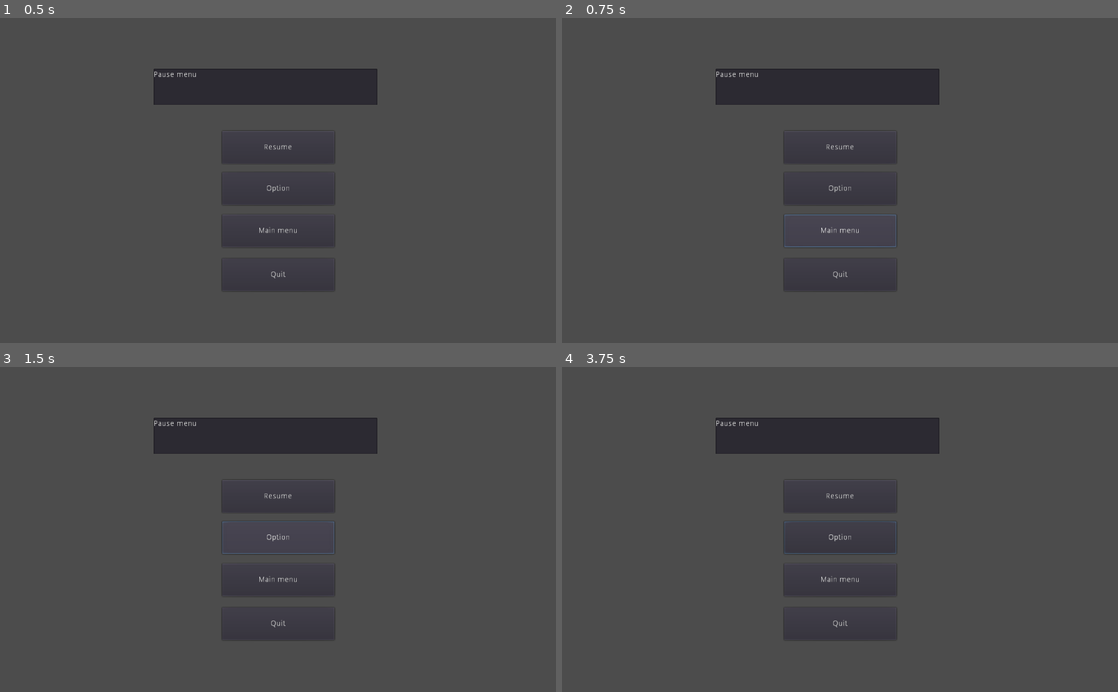
Above: before the commit, frames 1-4 (two rows, left to right).
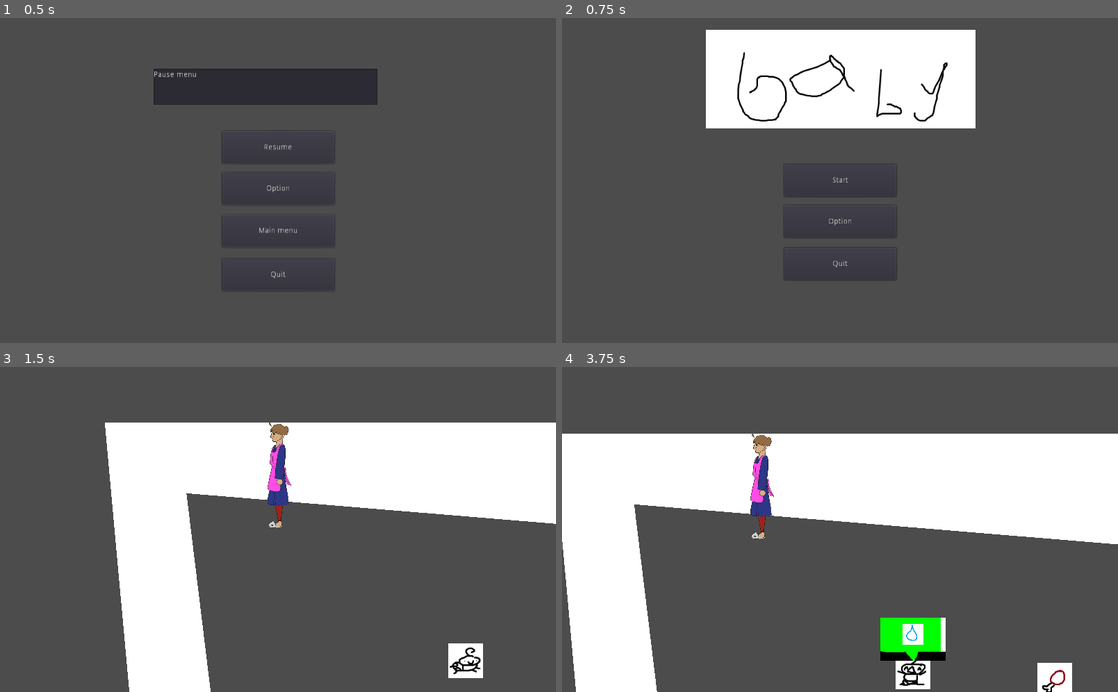
Above: after the commit, the same moments.

Repository: okay-cam/raising_kids
Game: Godot game, scene res://src/pause_menu.tscn
Two runs of this game, one before a commit and one after it. Both use one fixed random seed, a clock stepped at 60 frames per second and the inputs below. This scene is started directly instead of the project's main scene.
Inputs (mouse positions are in pixels of both pictures, inside the frame that each line leads up to):
- Up to frame 1 (0.5 s): no input
- Up to frame 2 (0.75 s): click "Main menu" at 0.5 s
- Up to frame 3 (1.5 s): click (278, 529) at 1.25 s, where only the run after the commit has a clickable "Start"
- Up to frame 4 (3.75 s): click (840, 497) at 2 s, where only the run before the commit has a clickable "Resume"; click (840, 536) at 2.75 s, where only the run before the commit has a clickable "Option"; move the mouse to (962, 513) at 3.52 s; hold D (right) from 3.53 s (still down); click (962, 513) at 3.6 s

Frame 1 is identical in both runs. In frame 2, 15% of the frame differs, in the area x 25-75%, y 3-84%; in frame 3, 31%; in frame 4, 40%, in the area x 0-100%, y 15-100%.
Error before the commit: Invalid get index 'resource_path' (on base: 'Nil'). (res://src/pause_menu.gd:8)

Commit message:
make change on menu

Diff:
--- a/src/Option_menu.gd
+++ b/src/Option_menu.gd
@@ -4,7 +4,8 @@
 export var MenuGameScene : PackedScene
 
 
+func _on_Game_buton_button_up():
+	get_tree().change_scene(MainGameScene.resource_path)
 
-
-func _on_Main_menu_buton_button_up():
-	get_tree().change_scene(MainGameScene.resource_path)
+func _on_Main_menu_button_button_up():
+	get_tree().change_scene(MenuGameScene.resource_path)
--- a/src/Option_menu.tscn
+++ b/src/Option_menu.tscn
@@ -1,17 +1,55 @@
-[gd_scene load_steps=2 format=2]
+[gd_scene load_steps=5 format=2]
 
-[ext_resource path="res://src/CanvasLayer.gd" type="Script" id=1]
+[ext_resource path="res://src/Level.tscn" type="PackedScene" id=1]
+[ext_resource path="res://src/Option_menu.gd" type="Script" id=2]
+[ext_resource path="res://src/start_menu.tscn" type="PackedScene" id=3]
+
+[sub_resource type="Theme" id=1]
 
 [node name="CanvasLayer" type="CanvasLayer"]
-script = ExtResource( 1 )
+script = ExtResource( 2 )
+MainGameScene = ExtResource( 1 )
+MenuGameScene = ExtResource( 3 )
 
 [node name="Control" type="Control" parent="."]
 margin_right = 40.0
 margin_bottom = 40.0
 
 [node name="CheckButton" type="CheckButton" parent="Control"]
-margin_left = 752.0
-margin_top = 67.0
-margin_right = 828.0
-margin_bottom = 107.0
+margin_left = 436.0
+margin_top = 72.0
+margin_right = 586.0
+margin_bottom = 112.0
 text = "Full Screen"
+
+[node name="Main_menu_button" type="Button" parent="Control"]
+anchor_left = 0.5
+anchor_top = 0.5
+anchor_right = 0.5
+anchor_bottom = 0.5
+margin_left = 394.0
+margin_top = 136.0
+margin_right = 601.0
+margin_bottom = 196.0
+theme = SubResource( 1 )
+text = "Back to Menu"
+__meta__ = {
+"_editor_description_": ""
+}
+
+[node name="Game_buton" type="Button" parent="Control"]
+anchor_left = 0.5
+anchor_top = 0.5
+anchor_right = 0.5
+anchor_bottom = 0.5
+margin_left = 391.0
+margin_top = 235.0
+margin_right = 598.0
+margin_bottom = 295.0
+text = "Back to game"
+__meta__ = {
+"_editor_description_": ""
+}
+
+[connection signal="button_up" from="Control/Main_menu_button" to="." method="_on_Main_menu_button_button_up"]
+[connection signal="button_up" from="Control/Game_buton" to="." method="_on_Game_buton_button_up"]
--- a/src/pause_menu.gd
+++ b/src/pause_menu.gd
@@ -1,7 +1,7 @@
 extends CanvasLayer
 
 export var MainGameScene : PackedScene
-
+export var MenuGameScene : PackedScene
 
 
 func _on_Resume_buton_button_up():
@@ -9,3 +9,6 @@
 
 func _on_Quit_buton_button_up():
 	get_tree().quit()
+
+func _on_Menu_buton_button_up():
+	get_tree().change_scene(MenuGameScene.resource_path)
--- a/src/pause_menu.tscn
+++ b/src/pause_menu.tscn
@@ -1,11 +1,15 @@
-[gd_scene load_steps=3 format=2]
+[gd_scene load_steps=5 format=2]
 
 [ext_resource path="res://src/pause_menu.gd" type="Script" id=1]
+[ext_resource path="res://src/Level.tscn" type="PackedScene" id=2]
+[ext_resource path="res://src/start_menu.tscn" type="PackedScene" id=3]
 
 [sub_resource type="Theme" id=1]
 
 [node name="CanvasLayer" type="CanvasLayer"]
 script = ExtResource( 1 )
+MainGameScene = ExtResource( 2 )
+MenuGameScene = ExtResource( 3 )
 
 [node name="Control" type="Control" parent="."]
 anchor_right = 1.0
--- a/src/start_menu.gd
+++ b/src/start_menu.gd
@@ -1,8 +1,7 @@
 extends CanvasLayer
 
-
 export var MainGameScene : PackedScene
-
+export var OptionGameScene : PackedScene
 
 func _on_Start_Button_button_up():
 	get_tree().change_scene(MainGameScene.resource_path)
@@ -10,3 +9,7 @@
 
 func _on_Quit_buton_button_up():
 	get_tree().quit()
+
+
+#func _on_Option_button_button_up():
+#	get_tree().change_scene(OptionGameScene.resource_path)
